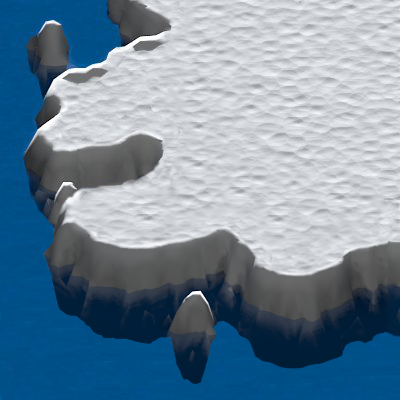
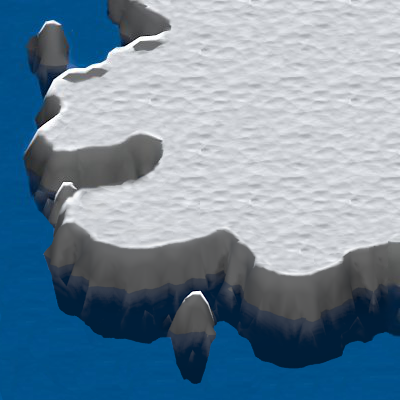
Layers edited between the first and the second 400 x 400 image:
painted on "Pasted Layer" over [55, 0, 400, 277]
